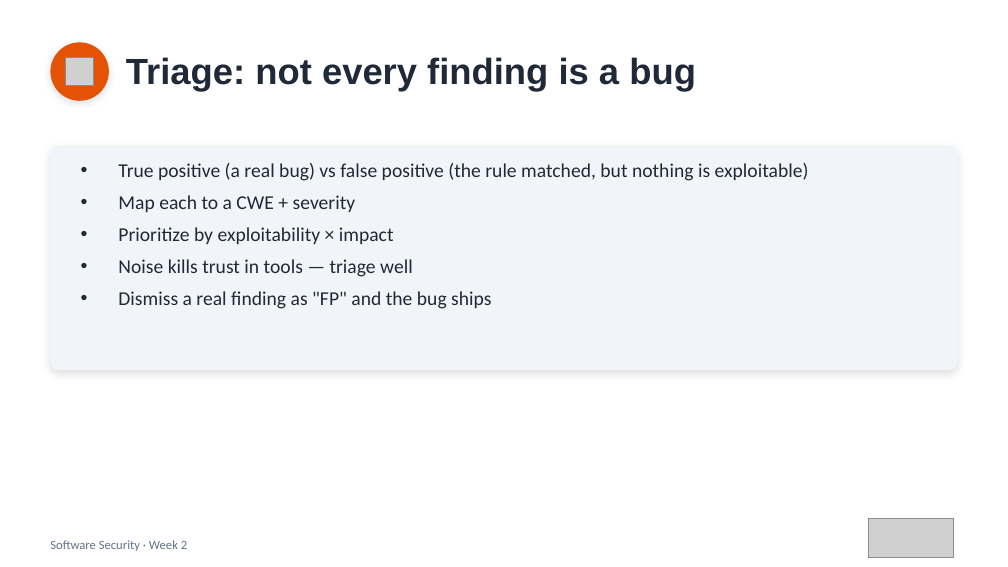
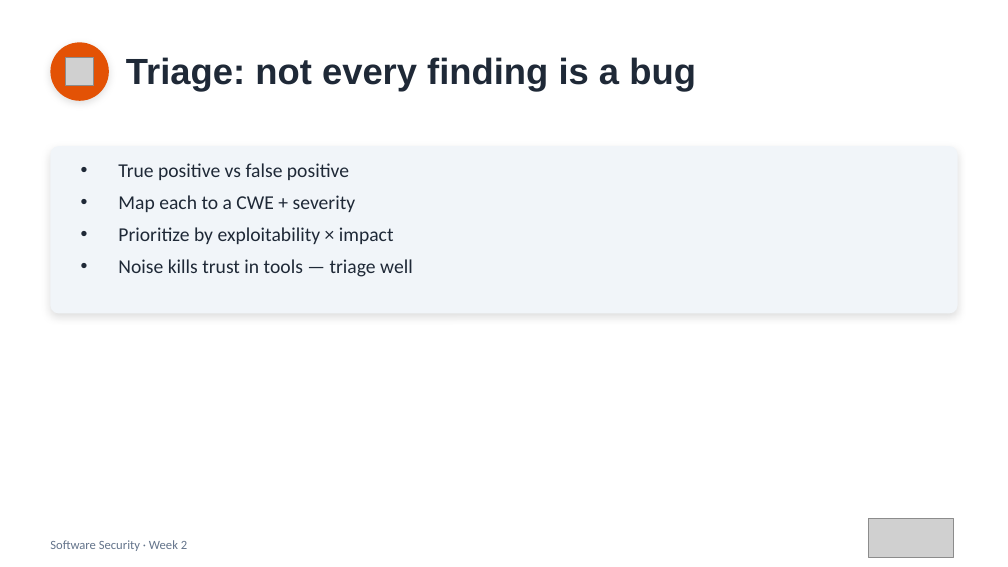
Before and after one commit to nutthakorn7/software-security, a slide deck: slide 12 of slides/pptx/week02.pptx (slide 13 before the commit). Drawn at 1008x567 pixels with LibreOffice and Linux fonts; fonts in the diff are those of the drawing; grey boxes stand for pictures. Boxes give left, top, right and bottom in pixels: in the first picture for what was removed or moved away, otherwise in the second. Text is boxed around its words. In the diff, an @@ line names an element or a change of style, - is before the commit and + after.

```diff
--- a/slides/pptx/week02.pptx
+++ b/slides/pptx/week02.pptx
@@ rounded rectangle: place and size @@
-rounded rectangle at box(50, 146, 958, 370)
+rounded rectangle at box(50, 146, 958, 313)
@@ rounded rectangle at box(50, 146, 958, 313): proportions changed @@
@@ text at box(118, 163, 349, 180): text changed @@
-• True positive (a real bug) vs false positive (the rule matched, but nothing is exploitable)
+• True positive vs false positive
@@ text at box(118, 291, 491, 309): paragraph removed @@
-• Dismiss a real finding as "FP" and the bug ships
```
Also in this commit, not shown: 3 other slides changed, 1 slide removed, 3 other files.
